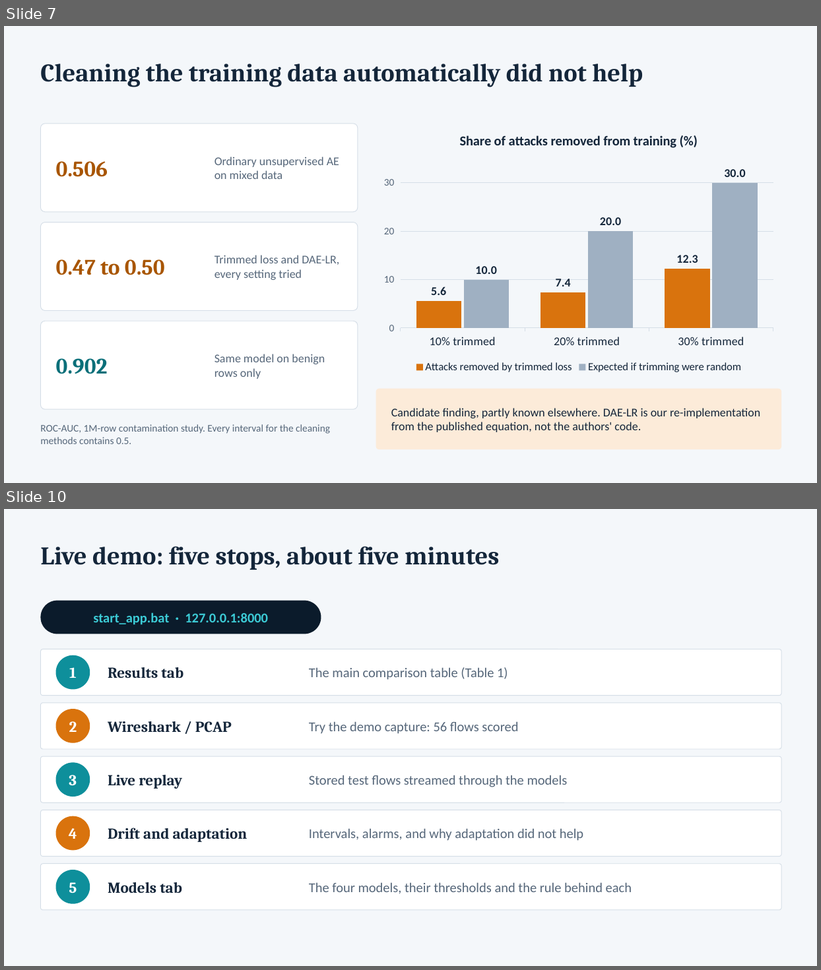
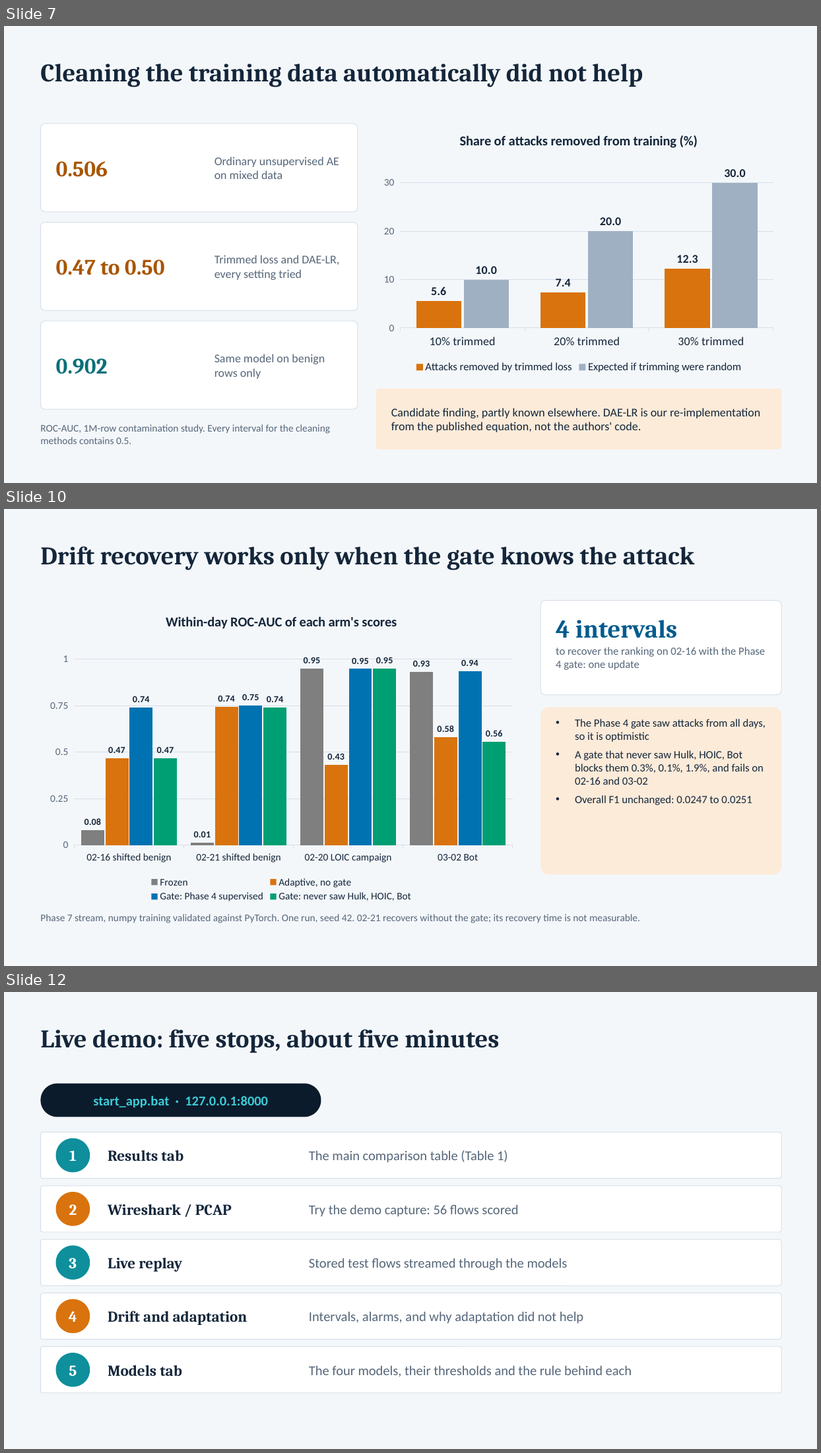
Before and after one commit to vinay991-code/cicids2018-autoencoder-ids, a slide deck: flood-review/cicids2018-ae/reports/CICIDS2018_Presentation.pptx. Shown one above the other, each under a label of ours: slides 7 and 10 before the commit, slides 7, 10 and 12 after it; the slides between them are not shown. The pictures are 821x970 and 821x1453 pixels, drawn with LibreOffice and Linux fonts; fonts in the diff are those of the drawing. Boxes give left, top, right and bottom in pixels: in the first picture for what was removed or moved away, otherwise in the second. Text is boxed around its words. In the diff, an @@ line names an element or a change of style, - is before the commit and + after.

```diff
--- a/flood-review/cicids2018-ae/reports/CICIDS2018_Presentation.pptx
+++ b/flood-review/cicids2018-ae/reports/CICIDS2018_Presentation.pptx
@@ slide 10 added at <box>4,509,817,966</box>, background #F4F7FA @@
@@ text added at <box>40,546,695,570</box>, 30 pt, text #14263A, bold @@
+Drift recovery works only when the gate knows the attack
@@ column chart added at <box>40,601,523,906</box> @@
+title "Within-day ROC-AUC of each arm's scores"
+categories: 02-16 shifted benign, 02-21 shifted benign, 02-20 LOIC campaign, 03-02 Bot
+Frozen: 0.08, 0.01, 0.95, 0.93
+Adaptive, no gate: 0.47, 0.74, 0.43, 0.58
+Gate: Phase 4 supervised: 0.74, 0.75, 0.95, 0.94
+Gate: never saw Hulk, HOIC, Bot: 0.47, 0.74, 0.95, 0.56
@@ rounded rectangle added at <box>541,601,781,695</box>, fill #FFFFFF, outline #D5DEE7 0.75 pt @@
@@ text added at <box>556,620,677,638</box>, 30 pt, text #005B8E, bold @@
+4 intervals
@@ text added at <box>556,647,765,670</box>, 13 pt, text #56677A @@
+to recover the ranking on 02-16 with the Phase 4 gate: one update
@@ rounded rectangle added at <box>541,707,781,875</box>, fill #FCEBD9 @@
@@ text added at <box>575,719,766,805</box>, 13 pt, text #14263A @@
+• The Phase 4 gate saw attacks from all days, so it is optimistic
+• A gate that never saw Hulk, HOIC, Bot blocks them 0.3%, 0.1%, 1.9%, and fails on 02-16 and 03-02
+• Overall F1 unchanged: 0.0247 to 0.0251
@@ text added at <box>40,914,640,923</box>, 12 pt, text #56677A @@
+Phase 7 stream, numpy training validated against PyTorch. One run, seed 42. 02-21 recovers without the gate; its recovery time is not measurable.
@@ what was slide 10 is now slide 12 @@
```
Also in this commit, not shown: 4 slides changed, 1 other slide added.
